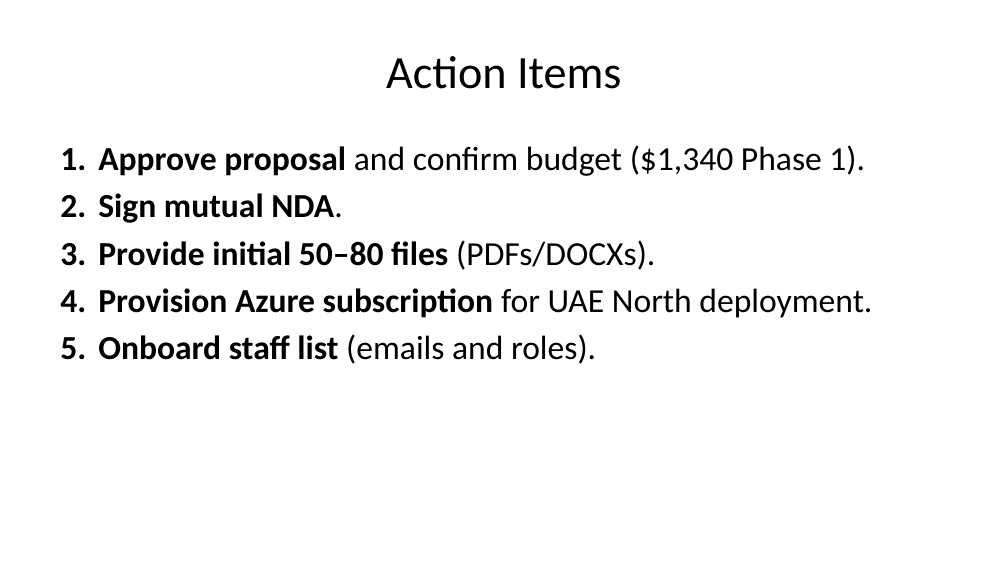
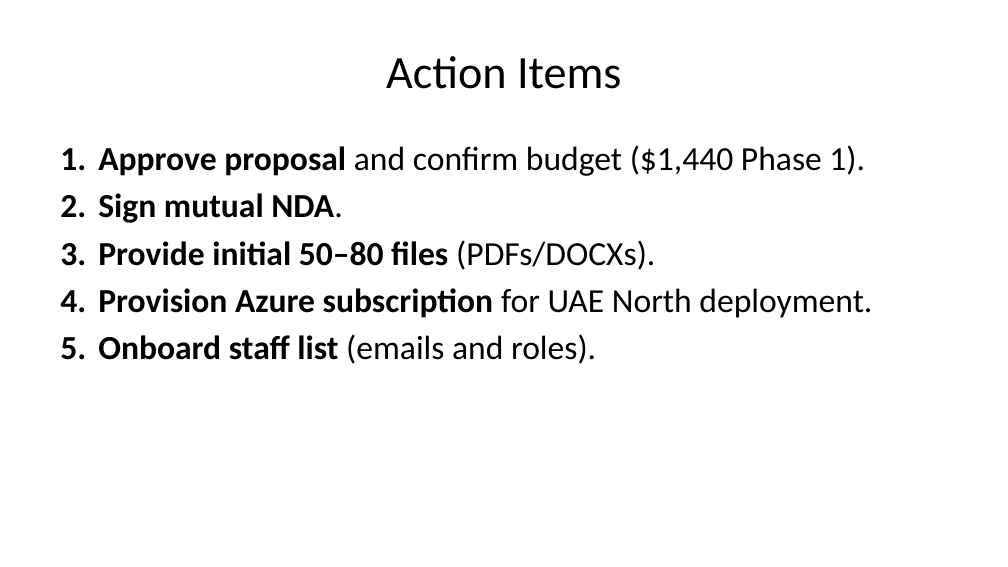
Before and after one commit to igor-kan/quarto-writing, a slide deck: slide 28 of posts/aurora_internal_ai_assistant_proposal_slides.pptx. Drawn at 1008x567 pixels with LibreOffice and Linux fonts; fonts in the diff are those of the drawing. Boxes give left, top, right and bottom in pixels: in the first picture for what was removed or moved away, otherwise in the second. Text is boxed around its words. In the diff, an @@ line names an element or a change of style, - is before the commit and + after.

Commit message:
feat: adjust Phase 1 pricing to 1440 USD total and update presentation

```diff
--- a/posts/aurora_internal_ai_assistant_proposal_slides.pptx
+++ b/posts/aurora_internal_ai_assistant_proposal_slides.pptx
@@ text at <box>98,145,865,176</box>: text changed @@
-1. Approve proposal and confirm budget ($1,340 Phase 1).
+1. Approve proposal and confirm budget ($1,440 Phase 1).
```
Also in this commit, not shown: 2 other slides changed, 3 other files.
